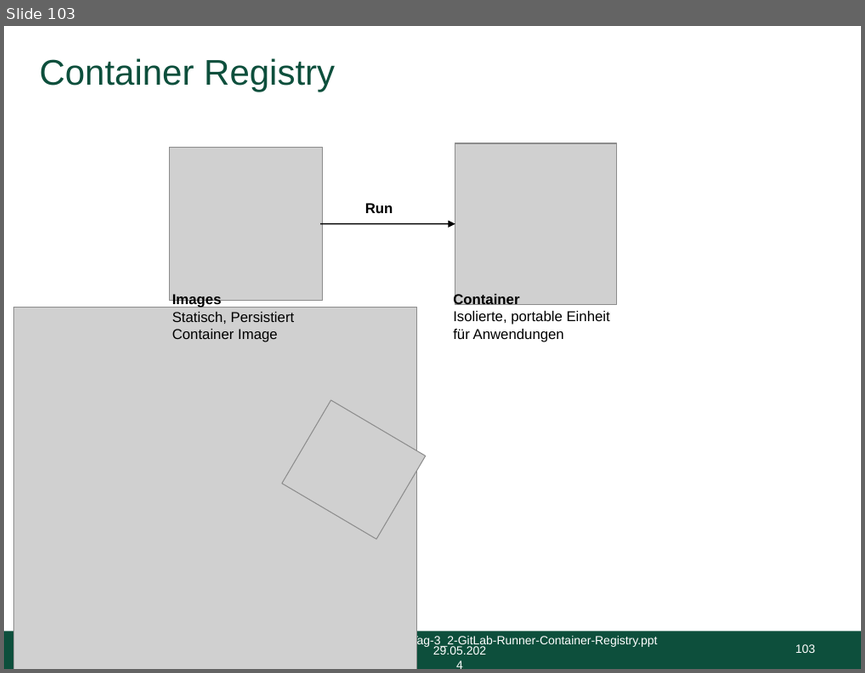
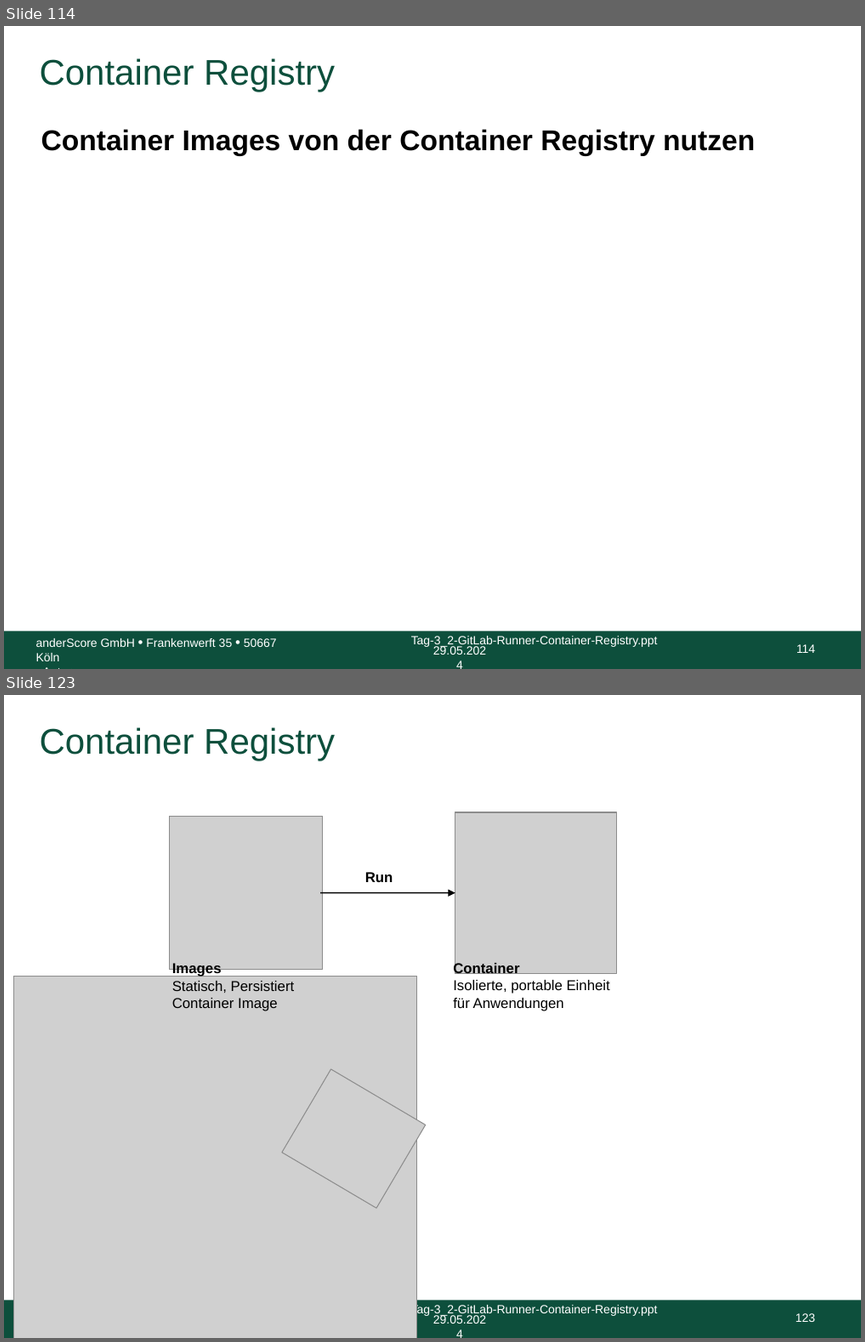
Before and after one commit to anderscore-gmbh/gitlab, a slide deck: slides/Tag-3_2-GitLab-Runner-Container-Registry.pptx. Shown one above the other, each under a label of ours: slide 103 before the commit, slides 114 and 123 after it; the slides between them are not shown. The pictures are 865x673 and 865x1342 pixels, drawn with LibreOffice and Linux fonts; fonts in the diff are those of the drawing; grey boxes stand for pictures; background and template pictures are left out. Boxes give left, top, right and bottom in pixels: in the first picture for what was removed or moved away, otherwise in the second. Text is boxed around its words. In the diff, an @@ line names an element or a change of style, - is before the commit and + after.

```diff
--- a/slides/Tag-3_2-GitLab-Runner-Container-Registry.pptx
+++ b/slides/Tag-3_2-GitLab-Runner-Container-Registry.pptx
@@ slide 114 added at [4, 26, 861, 669], background #FFFFFF; not listed: 4 template elements that a slide beside it also shows @@
@@ title added at [40, 58, 335, 91], 30 pt, text #0D4F3C @@
+Container Registry
@@ text added at [41, 129, 755, 156], 24 pt, text #000000, bold @@
+Container Images von der Container Registry nutzen
@@ text added at [36, 638, 277, 661], 10 pt, text #FFFFFF @@
+anderScore GmbH • Frankenwerft 35 • 50667 Köln
+<Autor>
@@ what was slide 103 is now slide 123 @@
@@ page number at [795, 1313, 815, 1321]: text changed @@
-103
+123
```
Also in this commit, not shown: 20 other slides added, 1 slide removed.
